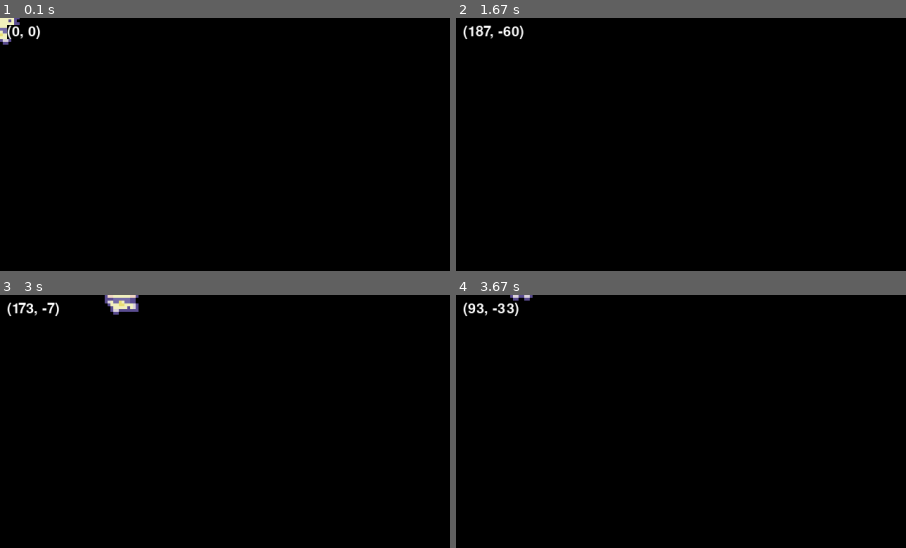
Above: before the commit, frames 1-4 (two rows, left to right).
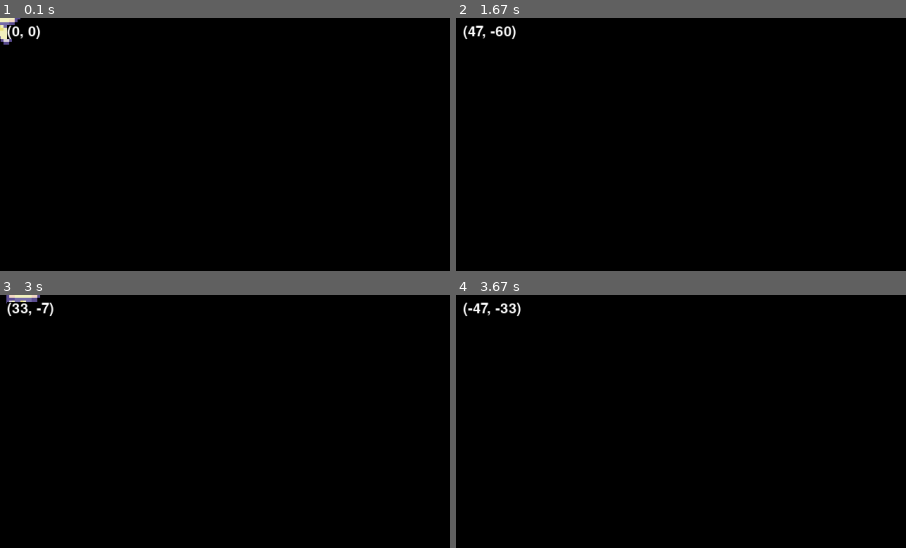
Above: after the commit, the same moments.

Repository: guanghui28/Stardew_Valley_pygame
Game: pygame game, started from code/main.py
Two runs of this game, one before a commit and one after it. Both use one fixed random seed, a clock stepped at 60 frames per second and the inputs below.
Inputs:
- Up to frame 1 (0.1 s): no input
- Up to frame 2 (1.67 s): hold Space 0.33-0.8 s; hold Right 0.33-0.8 s; hold Right 0.83-1.3 s; hold Up 1.33-1.63 s
- Up to frame 3 (3 s): hold Right 1.67-2.13 s; hold Left 2.17-2.7 s; hold Down from 2.73 s (still down)
- Up to frame 4 (3.67 s): release Down at 3.03 s; hold Left 3.07-3.47 s; hold Up from 3.5 s (still down)
The pictures show only the part of the screen within x 0-50%, y 0-50%; the shares and areas given below are measured in that part.

The runs differ from the first frame. In frame 1, 0.1% of the frame differs, in the area x 0-5%, y 0-11%; in frame 2, 0.4%; in frame 3, 1.0%, in the area x 1-31%, y 0-9%; in frame 4, 0.5%.

Commit message:
tool use

Diff:
--- a/code/player.py
+++ b/code/player.py
@@ -1,6 +1,7 @@
 import pygame # type: ignore
 from settings import *
 from support import import_folder
+from timer import Timer  # type: ignore
 
 class Player(pygame.sprite.Sprite):
     def __init__(self, pos, group):
@@ -18,6 +19,17 @@
         self.direction = pygame.math.Vector2()
         self.pos = pygame.math.Vector2()
         self.speed = 200
+
+        # timers
+        self.timers = {
+            'tool use': Timer(350,self.use_tool),
+        }
+
+        # tool use
+        self.selected_tool = 'axe'
+
+    def use_tool(self):
+        print(self.selected_tool)
 
     def import_assets(self):
         self.animations = {'up': [], 'down': [], 'right': [], 'left': [],
@@ -38,25 +50,33 @@
     def get_input(self):
         keys = pygame.key.get_pressed()
 
-        # vertical movement
-        if keys[pygame.K_UP]:
-            self.direction.y = -1
-            self.status = 'up'
-        elif keys[pygame.K_DOWN]:
-            self.direction.y = 1
-            self.status = 'down'
-        else:
-            self.direction.y = 0
+        if not self.timers['tool use'].active:
+            # vertical movement
+            if keys[pygame.K_UP]:
+                self.direction.y = -1
+                self.status = 'up'
+            elif keys[pygame.K_DOWN]:
+                self.direction.y = 1
+                self.status = 'down'
+            else:
+                self.direction.y = 0
 
-        # horizontal movement
-        if keys[pygame.K_RIGHT]:
-            self.direction.x = 1
-            self.status = 'right'
-        elif keys[pygame.K_LEFT]:
-            self.direction.x = -1
-            self.status = 'left'
-        else:
-            self.direction.x = 0
+            # horizontal movement
+            if keys[pygame.K_RIGHT]:
+                self.direction.x = 1
+                self.status = 'right'
+            elif keys[pygame.K_LEFT]:
+                self.direction.x = -1
+                self.status = 'left'
+            else:
+                self.direction.x = 0
+
+            # tool use
+            if keys[pygame.K_SPACE]:
+                self.timers['tool use'].activate()
+                self.direction = pygame.math.Vector2()
+                self.frame_index = 0
+
 
     def get_status(self):
         # idle
@@ -64,6 +84,12 @@
             self.status += '_idle'
 
         # tool use
+        if self.timers['tool use'].activate:
+            self.status = f'{self.status.split("_")[0]}_{self.selected_tool}'
+
+    def update_timers(self):
+        for timer in self.timers.values():
+            timer.update()
 
     def movement(self, dt):
         # normalizing a vector
@@ -82,3 +108,4 @@
         self.movement(dt)
         self.animate(dt)
         self.get_status()
+        self.update_timers()
--- /dev/null
+++ b/code/timer.py
@@ -0,0 +1,23 @@
+import pygame # type: ignore
+
+class Timer():
+    def __init__(self,duration,func=None):
+        self.duration = duration
+        self.func = func
+        self.start_time = 0
+        self.active = False
+
+    def activate(self):
+        self.active = True
+        self.start_time = pygame.time.get_ticks()
+
+    def deactivate(self):
+        self.active = False
+        self.start_time = 0
+
+    def update(self):
+        current_time = pygame.time.get_ticks()
+        if current_time - self.start_time >= self.duration:
+            self.deactivate()
+            if self.func:
+                self.func()
